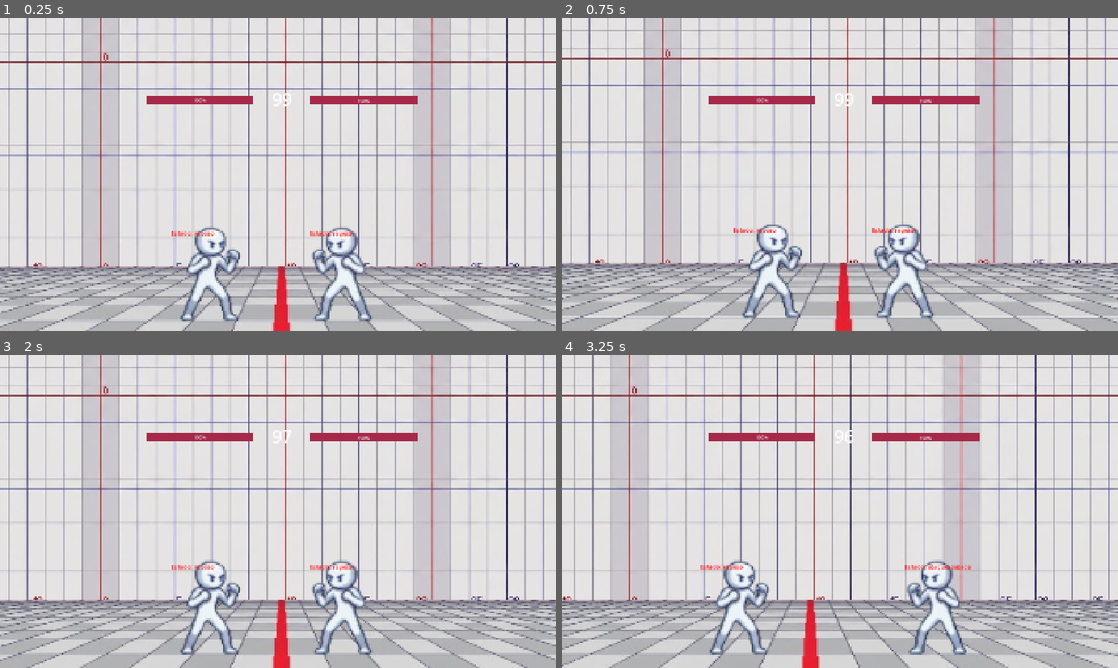
Above: before the commit, frames 1-4 (two rows, left to right).
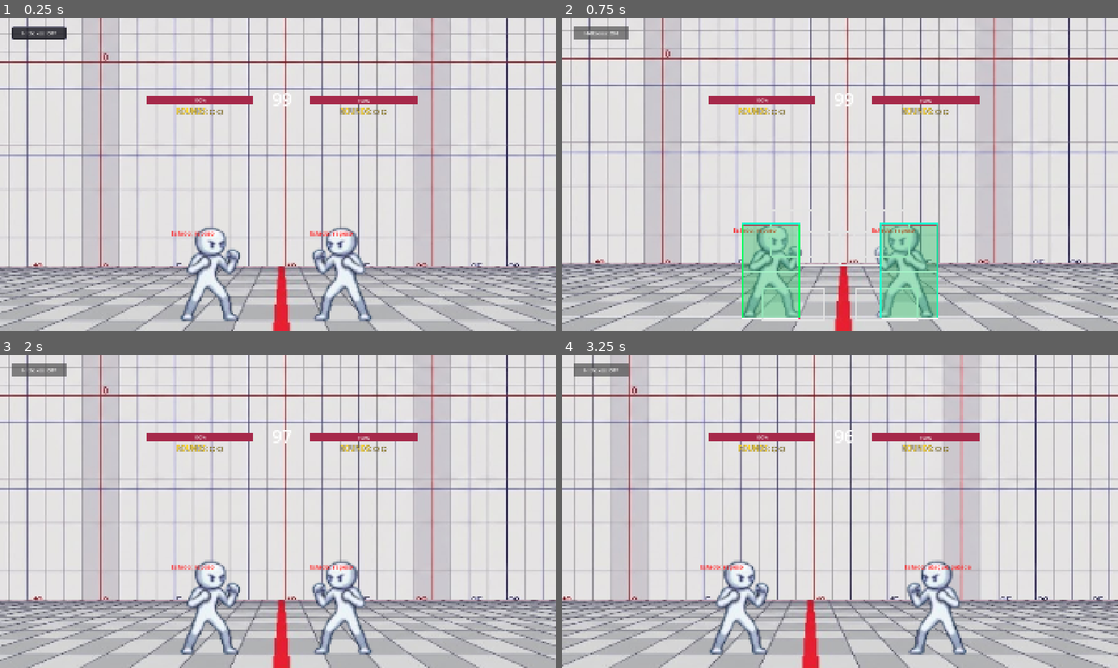
Above: after the commit, the same moments.

Repository: Sergio-Rojas27/GNDU
Game: Godot game, scene res://escenario_(prueba).tscn
The game is run twice, just before and just after one commit, with the same random seed, the same clock (stepped at 60 frames per second) and the same inputs.
Inputs (mouse positions are in pixels of both pictures, inside the frame that each line leads up to):
- Up to frame 1 (0.25 s): no input
- Up to frame 2 (0.75 s): click (600, 33) at 0.5 s, where only the run after the commit has a clickable "Hitboxes: OFF"
- Up to frame 3 (2 s): click (38, 370) at 1.25 s, where only the run after the commit has a clickable "Hitboxes: ON"
- Up to frame 4 (3.25 s): tap Enter (ui_accept) at 2, 2.27, 3.02 s; hold Right (ui_right) from 2.03 s (still down)

The runs differ from the first frame. In frame 1, 0.7% of the frame differs, in the area x 2-70%, y 2-31%; in frame 2, 7.5%, in the area x 2-70%, y 2-97%; in frame 3, 0.7%; in frame 4, 0.7%.

Commit message:
Reducción de Boxes, rounds y boton para visualzar boxes

Diff:
--- a/nucleo3_combate/escenario_(prueba).gd
+++ b/nucleo3_combate/escenario_(prueba).gd
@@ -5,7 +5,7 @@
 @export var jugador2: CharacterBody2D
 
 @export_group("Cámara")
-@export var camara: Camera2D # <-- Asigna el nodo Camera2D desde el inspector
+@export var camara: Camera2D
 
 @export_group("Elementos de UI")
 @export var texto_tiempo: Label
@@ -14,54 +14,146 @@
 @export var barra_vida_j2: ProgressBar
 @export var texto_victoria: Label
 
+@export_group("Rounds y Debug")
+@export var label_rounds_j1: Label
+@export var label_rounds_j2: Label
+@export var boton_hitboxes: Button
+
+const MAX_ROUNDS: int = 2
+
 var tiempo_restante: int = 99
 var combate_finalizado: bool = false
+var round_terminado: bool = false
+var round_actual: int = 1
+var rounds_j1: int = 0
+var rounds_j2: int = 0
+
 var altura_fija_camara: float = 0.0
+var pos_inicial_j1: Vector2 = Vector2.ZERO
+var pos_inicial_j2: Vector2 = Vector2.ZERO
+var mostrar_hitboxes: bool = false
 
 func _ready() -> void:
 	tiempo_restante = 99
 	combate_finalizado = false
-
-	if texto_tiempo:
-		texto_tiempo.text = str(tiempo_restante)
-	if reloj_combate:
-		reloj_combate.timeout.connect(_on_reloj_combate_timeout)
-	if texto_victoria:
-		texto_victoria.text = "" # Inicia oculto/vacío
+	round_terminado = false
+	round_actual = 1
+	rounds_j1 = 0
+	rounds_j2 = 0
 
 	if jugador1:
+		pos_inicial_j1 = jugador1.global_position
 		barra_vida_j1.max_value = jugador1.max_hp
 		barra_vida_j1.value = jugador1.current_hp
 	if jugador2:
+		pos_inicial_j2 = jugador2.global_position
 		barra_vida_j2.max_value = jugador2.max_hp
 		barra_vida_j2.value = jugador2.current_hp
 
-	# Guardamos la altura inicial de la cámara para que solo se mueva en el eje X
+	if texto_tiempo:
+		texto_tiempo.text = str(tiempo_restante)
+	if reloj_combate:
+		reloj_combate.timeout.connect(_on_reloj_combate_timeout)
+	if texto_victoria:
+		texto_victoria.text = ""
+
+	if boton_hitboxes:
+		boton_hitboxes.pressed.connect(_on_boton_hitboxes_pressed)
+		_actualizar_texto_boton_hitboxes()
+
+	_actualizar_labels_rounds()
+
 	if camara:
 		altura_fija_camara = camara.global_position.y
 
 func _process(_delta: float) -> void:
 	# --- LÓGICA DE CÁMARA DINÁMICA ---
 	if camara and jugador1 and jugador2:
-		# Calcula el centro exacto entre los dos peleadores
 		var punto_medio_x = (jugador1.global_position.x + jugador2.global_position.x) / 2.0
-		# Mueve la cámara a ese punto en X, manteniendo la altura original en Y
 		camara.global_position = Vector2(punto_medio_x, altura_fija_camara)
 
 	if combate_finalizado:
 		return
 
-	# Actualizar barras de vida (Funciona perfecto como demo local del Núcleo 3)
+	# Actualizar barras de vida
 	if jugador1 and barra_vida_j1:
 		barra_vida_j1.value = jugador1.current_hp
 	if jugador2 and barra_vida_j2:
 		barra_vida_j2.value = jugador2.current_hp
 
-	# Verificar si un jugador perdió toda su vida
-	if jugador1 and jugador1.current_hp <= 0:
-		finalizar_combate("¡SE ACABÓ EL COMBATE!\n¡GANÓ EL JUGADOR 2!")
-	elif jugador2 and jugador2.current_hp <= 0:
-		finalizar_combate("¡SE ACABÓ EL COMBATE!\n¡GANÓ EL JUGADOR 1!")
+	# Verificar si un jugador perdió toda su vida en el round actual
+	if not round_terminado:
+		if jugador1 and jugador1.current_hp <= 0 and jugador2 and jugador2.current_hp <= 0:
+			_finalizar_round(0) # Doble KO
+		elif jugador1 and jugador1.current_hp <= 0:
+			_finalizar_round(2) # Ganó J2
+		elif jugador2 and jugador2.current_hp <= 0:
+			_finalizar_round(1) # Ganó J1
+
+func _finalizar_round(ganador_id: int) -> void:
+	round_terminado = true
+	if reloj_combate:
+		reloj_combate.stop()
+
+	if ganador_id == 1:
+		rounds_j1 += 1
+	elif ganador_id == 2:
+		rounds_j2 += 1
+	else:
+		rounds_j1 += 1
+		rounds_j2 += 1
+
+	_actualizar_labels_rounds()
+
+	var j1_gana_combate = (rounds_j1 >= MAX_ROUNDS)
+	var j2_gana_combate = (rounds_j2 >= MAX_ROUNDS)
+
+	if j1_gana_combate and j2_gana_combate:
+		finalizar_combate("¡EMPATE DEFINITIVO!\n¡DOBLE KO!")
+	elif j1_gana_combate:
+		finalizar_combate("¡SE ACABÓ EL COMBATE!\n¡GANADOR DEFINITIVO: JUGADOR 1!")
+	elif j2_gana_combate:
+		finalizar_combate("¡SE ACABÓ EL COMBATE!\n¡GANADOR DEFINITIVO: JUGADOR 2!")
+	else:
+		if texto_victoria:
+			if ganador_id == 1:
+				texto_victoria.text = "¡ROUND " + str(round_actual) + "!\n¡PUNTO PARA EL JUGADOR 1!"
+			elif ganador_id == 2:
+				texto_victoria.text = "¡ROUND " + str(round_actual) + "!\n¡PUNTO PARA EL JUGADOR 2!"
+			else:
+				texto_victoria.text = "¡ROUND " + str(round_actual) + "!\n¡EMPATE EN EL ROUND!"
+
+		await get_tree().create_timer(2.5).timeout
+		if not combate_finalizado:
+			_iniciar_siguiente_round()
+
+func _iniciar_siguiente_round() -> void:
+	round_actual += 1
+	tiempo_restante = 99
+	if texto_tiempo:
+		texto_tiempo.text = str(tiempo_restante)
+
+	if jugador1 and jugador1.has_method("reiniciar_para_round"):
+		jugador1.reiniciar_para_round(pos_inicial_j1)
+	if jugador2 and jugador2.has_method("reiniciar_para_round"):
+		jugador2.reiniciar_para_round(pos_inicial_j2)
+
+	if barra_vida_j1 and jugador1:
+		barra_vida_j1.value = jugador1.current_hp
+	if barra_vida_j2 and jugador2:
+		barra_vida_j2.value = jugador2.current_hp
+
+	if texto_victoria:
+		texto_victoria.text = "¡ROUND " + str(round_actual) + "!\n¡PELEEN!"
+
+	await get_tree().create_timer(1.2).timeout
+
+	if texto_victoria:
+		texto_victoria.text = ""
+
+	round_terminado = false
+	if reloj_combate:
+		reloj_combate.start()
 
 func finalizar_combate(mensaje: String) -> void:
 	combate_finalizado = true
@@ -71,16 +163,42 @@
 		texto_victoria.text = mensaje
 
 func _on_reloj_combate_timeout() -> void:
+	if round_terminado or combate_finalizado:
+		return
+
 	if tiempo_restante > 0:
 		tiempo_restante -= 1
 		if texto_tiempo:
 			texto_tiempo.text = str(tiempo_restante)
 	else:
 		reloj_combate.stop()
-		# Evaluar ganador por tiempo si expiran los 99s
+		# Evaluar ganador del round por tiempo si expiran los 99s
 		if jugador1.current_hp > jugador2.current_hp:
-			finalizar_combate("¡TIME OVER!\n¡GANÓ EL JUGADOR 1!")
+			_finalizar_round(1)
 		elif jugador2.current_hp > jugador1.current_hp:
-			finalizar_combate("¡TIME OVER!\n¡GANÓ EL JUGADOR 2!")
+			_finalizar_round(2)
 		else:
-			finalizar_combate("¡TIME OVER!\n¡EMPATE (DRAW)!")
+			_finalizar_round(0)
+
+func _actualizar_labels_rounds() -> void:
+	if label_rounds_j1:
+		var p1_icon1 = "●" if rounds_j1 >= 1 else "○"
+		var p1_icon2 = "●" if rounds_j1 >= 2 else "○"
+		label_rounds_j1.text = "ROUNDS: " + p1_icon1 + " " + p1_icon2
+	if label_rounds_j2:
+		var p2_icon1 = "●" if rounds_j2 >= 1 else "○"
+		var p2_icon2 = "●" if rounds_j2 >= 2 else "○"
+		label_rounds_j2.text = "ROUNDS: " + p2_icon1 + " " + p2_icon2
+
+func _on_boton_hitboxes_pressed() -> void:
+	mostrar_hitboxes = not mostrar_hitboxes
+	if jugador1:
+		jugador1.mostrar_cajas_debug = mostrar_hitboxes
+	if jugador2:
+		jugador2.mostrar_cajas_debug = mostrar_hitboxes
+	get_tree().debug_collisions_hint = mostrar_hitboxes
+	_actualizar_texto_boton_hitboxes()
+
+func _actualizar_texto_boton_hitboxes() -> void:
+	if boton_hitboxes:
+		boton_hitboxes.text = "Hitboxes: ON" if mostrar_hitboxes else "Hitboxes: OFF"
--- a/nucleo3_combate/escenario_(prueba).tscn
+++ b/nucleo3_combate/escenario_(prueba).tscn
@@ -15,10 +15,22 @@
 [sub_resource type="StyleBoxFlat" id="StyleBoxFlat_777lm"]
 bg_color = Color(0.6509804, 0.16078432, 0.2901961, 1)
 
+[sub_resource type="StyleBoxFlat" id="StyleBoxFlat_btn"]
+bg_color = Color(0.12, 0.12, 0.15, 0.85)
+border_width_left = 2
+border_width_top = 2
+border_width_right = 2
+border_width_bottom = 2
+border_color = Color(0.45, 0.45, 0.55, 0.9)
+corner_radius_top_left = 6
+corner_radius_top_right = 6
+corner_radius_bottom_right = 6
+corner_radius_bottom_left = 6
+
 [sub_resource type="RectangleShape2D" id="RectangleShape2D_g4v7s"]
 size = Vector2(2032, 33)
 
-[node name="Escenario (Prueba)" type="Node2D" unique_id=1323861093 node_paths=PackedStringArray("jugador1", "jugador2", "texto_tiempo", "reloj_combate", "barra_vida_j1", "barra_vida_j2", "texto_victoria")]
+[node name="Escenario (Prueba)" type="Node2D" unique_id=1323861093 node_paths=PackedStringArray("jugador1", "jugador2", "texto_tiempo", "reloj_combate", "barra_vida_j1", "barra_vida_j2", "texto_victoria", "label_rounds_j1", "label_rounds_j2", "boton_hitboxes")]
 position = Vector2(1, 0)
 script = ExtResource("1_wkpad")
 jugador1 = NodePath("Jugador")
@@ -28,6 +40,9 @@
 barra_vida_j1 = NodePath("CanvasLayer/Control/Vida_P1")
 barra_vida_j2 = NodePath("CanvasLayer/Control/Vida_P2")
 texto_victoria = NodePath("CanvasLayer/Control/Texto Victoria")
+label_rounds_j1 = NodePath("CanvasLayer/Control/Rounds_P1")
+label_rounds_j2 = NodePath("CanvasLayer/Control/Rounds_P2")
+boton_hitboxes = NodePath("CanvasLayer/Control/Boton_Hitboxes")
 
 [node name="CanvasLayer" type="CanvasLayer" parent="." unique_id=1085862283]
 
@@ -65,6 +80,43 @@
 offset_bottom = 299.0
 theme_override_styles/fill = SubResource("StyleBoxFlat_777lm")
 fill_mode = 1
+
+[node name="Rounds_P1" type="Label" parent="CanvasLayer/Control" unique_id=314159265]
+layout_mode = 0
+offset_left = 508.0
+offset_top = 305.0
+offset_right = 872.0
+offset_bottom = 345.0
+theme_override_colors/font_color = Color(1, 0.85, 0.2, 1)
+theme_override_colors/font_outline_color = Color(0, 0, 0, 1)
+theme_override_constants/outline_size = 4
+theme_override_font_sizes/font_size = 24
+text = "ROUNDS: ○ ○"
+horizontal_alignment = 1
+
+[node name="Rounds_P2" type="Label" parent="CanvasLayer/Control" unique_id=271828182]
+layout_mode = 0
+offset_left = 1070.0
+offset_top = 305.0
+offset_right = 1442.0
+offset_bottom = 345.0
+theme_override_colors/font_color = Color(1, 0.85, 0.2, 1)
+theme_override_colors/font_outline_color = Color(0, 0, 0, 1)
+theme_override_constants/outline_size = 4
+theme_override_font_sizes/font_size = 24
+text = "ROUNDS: ○ ○"
+horizontal_alignment = 1
+
+[node name="Boton_Hitboxes" type="Button" parent="CanvasLayer/Control" unique_id=161803398]
+layout_mode = 0
+offset_left = 40.0
+offset_top = 30.0
+offset_right = 230.0
+offset_bottom = 75.0
+focus_mode = 0
+theme_override_font_sizes/font_size = 18
+theme_override_styles/normal = SubResource("StyleBoxFlat_btn")
+text = "Hitboxes: OFF"
 
 [node name="Texto Victoria" type="Label" parent="CanvasLayer/Control" unique_id=1703664923]
 layout_mode = 0
--- a/nucleo3_combate/jugador(porsia).gd
+++ b/nucleo3_combate/jugador(porsia).gd
@@ -48,6 +48,12 @@
 }
 
 var depurador_label: Label
+var debug_overlay: Node2D
+var mostrar_cajas_debug: bool = false:
+	set(valor):
+		mostrar_cajas_debug = valor
+		if debug_overlay:
+			debug_overlay.queue_redraw()
 
 func _ready() -> void:
 	current_hp = max_hp
@@ -66,6 +72,12 @@
 	add_child(depurador_label)
 	depurador_label.position = Vector2(-100, -120)
 	depurador_label.add_theme_color_override("font_color", Color(1, 0, 0))
+
+	debug_overlay = Node2D.new()
+	debug_overlay.name = "DebugOverlay"
+	debug_overlay.z_index = 10
+	debug_overlay.draw.connect(_on_debug_overlay_draw)
+	add_child(debug_overlay)
 
 func desactivar_todas_hitboxes() -> void:
 	if hitbox_alta_collision: hitbox_alta_collision.disabled = true
@@ -106,6 +118,8 @@
 func _physics_process(delta: float) -> void:
 	_simular_entrada_nucleo2()
 	_actualizar_hurtbox()
+	if mostrar_cajas_debug and debug_overlay:
+		debug_overlay.queue_redraw()
 
 	if depurador_label:
 		depurador_label.text = "Estado: " + estado_actual
@@ -505,3 +519,52 @@
 		}
 	}
 	print(JSON.stringify(evento_json))
+
+# --- REINICIO DE ROUND Y VISUALIZADOR DEBUG ---
+func reiniciar_para_round(posicion_inicial: Vector2) -> void:
+	global_position = posicion_inicial
+	velocity = Vector2.ZERO
+	current_hp = max_hp
+	estado_actual = "reposo"
+	collision_layer = 1
+	collision_mask = 1
+	rival_agarrado = null
+	tiempo_agarre = 0.0
+	desactivar_todas_hitboxes()
+	_actualizar_hurtbox()
+	actualizar_animacion("Reposo")
+	if debug_overlay:
+		debug_overlay.queue_redraw()
+
+func _on_debug_overlay_draw() -> void:
+	if not mostrar_cajas_debug:
+		return
+
+	# 1. Pushbox (Cian semitransparente)
+	var pushbox = get_node_or_null("Pushbox") as CollisionShape2D
+	if pushbox and pushbox.shape is RectangleShape2D:
+		_dibujar_forma_rect(pushbox, Color(0.0, 1.0, 0.8, 0.12), Color(0.0, 1.0, 0.8, 0.85))
+
+	# 2. Hurtbox activa (Verde semitransparente)
+	if hurtbox_estandar_collision and not hurtbox_estandar_collision.disabled:
+		_dibujar_forma_rect(hurtbox_estandar_collision, Color(0.0, 0.85, 0.25, 0.25), Color(0.0, 1.0, 0.35, 0.95))
+	if hurtbox_baja_collision and not hurtbox_baja_collision.disabled:
+		_dibujar_forma_rect(hurtbox_baja_collision, Color(0.0, 0.85, 0.25, 0.25), Color(0.0, 1.0, 0.35, 0.95))
+
+	# 3. Hitboxes activas (Rojo semitransparente)
+	if hitbox_alta_collision and not hitbox_alta_collision.disabled:
+		_dibujar_forma_rect(hitbox_alta_collision, Color(1.0, 0.1, 0.1, 0.35), Color(1.0, 0.2, 0.2, 0.95))
+	if hitbox_media_collision and not hitbox_media_collision.disabled:
+		_dibujar_forma_rect(hitbox_media_collision, Color(1.0, 0.1, 0.1, 0.35), Color(1.0, 0.2, 0.2, 0.95))
+	if hitbox_baja_collision and not hitbox_baja_collision.disabled:
+		_dibujar_forma_rect(hitbox_baja_collision, Color(1.0, 0.1, 0.1, 0.35), Color(1.0, 0.2, 0.2, 0.95))
+
+func _dibujar_forma_rect(col: CollisionShape2D, color_relleno: Color, color_borde: Color) -> void:
+	if not col or not col.shape or not debug_overlay:
+		return
+	if col.shape is RectangleShape2D:
+		var tam = col.shape.size
+		var centro = debug_overlay.to_local(col.global_position)
+		var r = Rect2(centro - tam / 2.0, tam)
+		debug_overlay.draw_rect(r, color_relleno, true)
+		debug_overlay.draw_rect(r, color_borde, false, 2.5)
--- a/nucleo3_combate/jugador(porsia).tscn
+++ b/nucleo3_combate/jugador(porsia).tscn
@@ -477,13 +477,13 @@
 size = Vector2(150, 121.5)
 
 [sub_resource type="RectangleShape2D" id="RectangleShape2D_ukvfq"]
-size = Vector2(196, 158)
+size = Vector2(143, 124)
 
 [sub_resource type="RectangleShape2D" id="RectangleShape2D_67qoh"]
-size = Vector2(187.5, 89)
+size = Vector2(114.75, 89)
 
 [sub_resource type="RectangleShape2D" id="RectangleShape2D_57qmd"]
-size = Vector2(247, 94)
+size = Vector2(160, 86)
 
 [node name="Jugador" type="CharacterBody2D" unique_id=655716964]
 script = ExtResource("1_h4r5d")
@@ -524,20 +524,20 @@
 [node name="Hitbox-Alta" type="Area2D" parent="." unique_id=1655027874]
 
 [node name="HitboxArea" type="CollisionShape2D" parent="Hitbox-Alta" unique_id=4613849]
-position = Vector2(109, -112)
+position = Vector2(74, -100)
 shape = SubResource("RectangleShape2D_ukvfq")
 debug_color = Color(0, 0.5596874, 0.8895528, 0.41960785)
 
 [node name="Hitbox-Media" type="Area2D" parent="." unique_id=1512885188]
 
 [node name="HitboxArea" type="CollisionShape2D" parent="Hitbox-Media" unique_id=558772888]
-position = Vector2(144.25, -59.5)
+position = Vector2(127, -58)
 shape = SubResource("RectangleShape2D_67qoh")
 debug_color = Color(0, 0.5596874, 0.8895528, 0.41960785)
 
 [node name="Hitbox-Baja" type="Area2D" parent="." unique_id=1859240033]
 
 [node name="HitboxArea" type="CollisionShape2D" parent="Hitbox-Baja" unique_id=503595862]
-position = Vector2(103.5, 93)
+position = Vector2(60, 89)
 shape = SubResource("RectangleShape2D_57qmd")
 debug_color = Color(0, 0.5596874, 0.8895528, 0.41960785)
